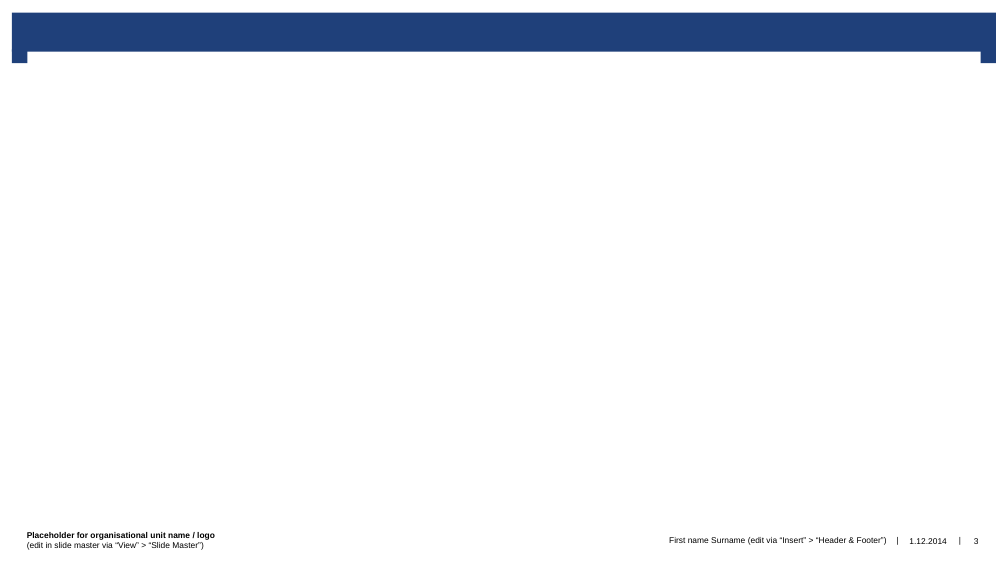
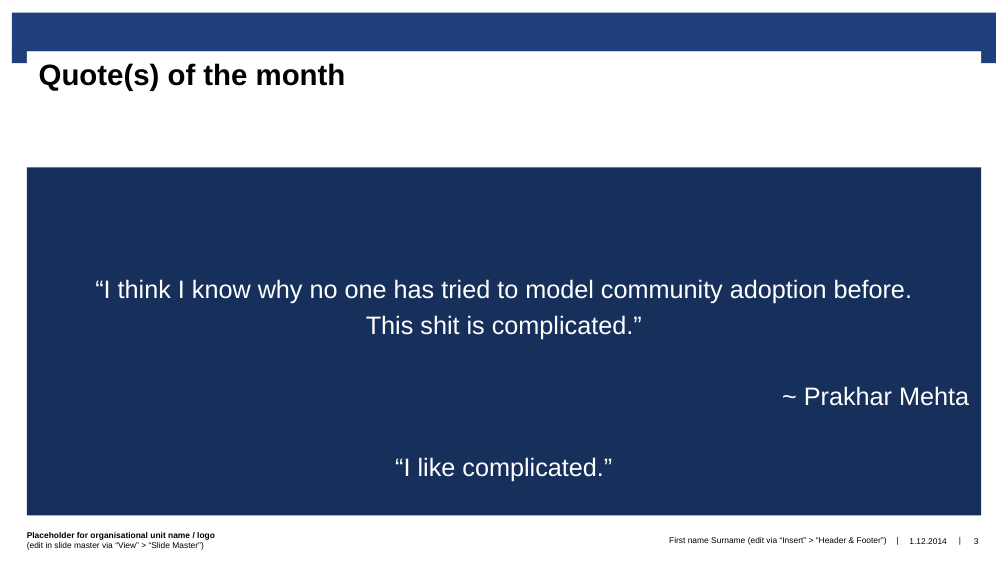
Before and after one commit to prakharmehta95/Thesis, a slide deck: slide 3 of PM/Presentations/PM_ThesisUpdates_Jan25.pptx. Drawn at 1008x567 pixels with LibreOffice and Linux fonts; fonts in the diff are those of the drawing; background and template pictures are left out. Boxes give left, top, right and bottom in pixels: in the first picture for what was removed or moved away, otherwise in the second. Text is boxed around its words. In the diff, an @@ line names an element or a change of style, - is before the commit and + after.

```diff
--- a/PM/Presentations/PM_ThesisUpdates_Jan25.pptx
+++ b/PM/Presentations/PM_ThesisUpdates_Jan25.pptx
@@ title added at (26,51,981,132), fill #FFFFFF, 28 pt, text #000000, bold @@
+Quote(s) of the month
@@ text added at (26,167,981,515), fill #17305C, 24 pt, text #FFFFFF @@
+“I think I know why no one has tried to model community adoption before.
+This shit is complicated.”
+~ Prakhar Mehta
+“I like complicated.”
```
Also in this commit, not shown: 7 other slides changed, 6 slides added, 2 slides removed, 7 other files.
